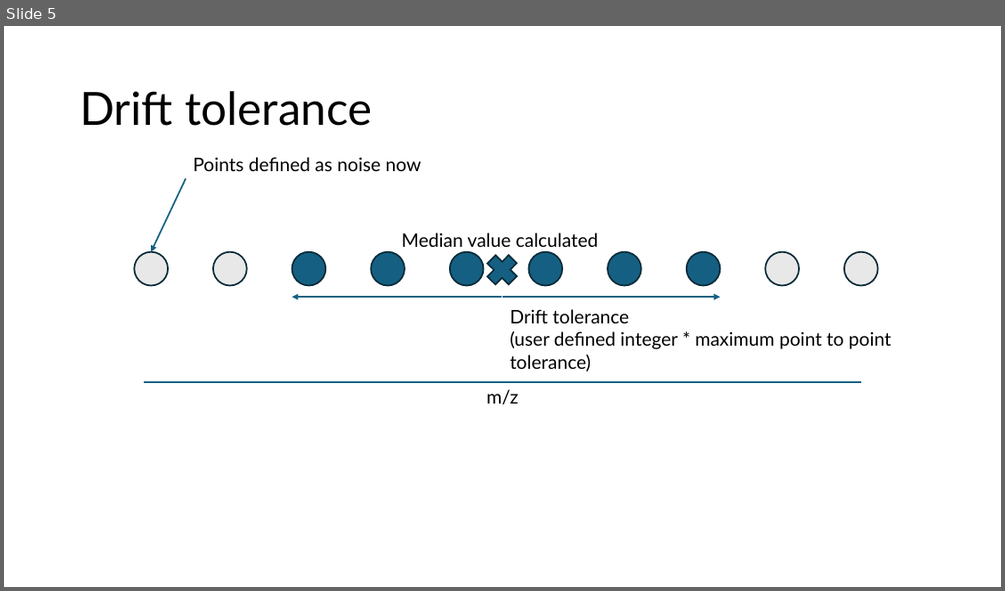
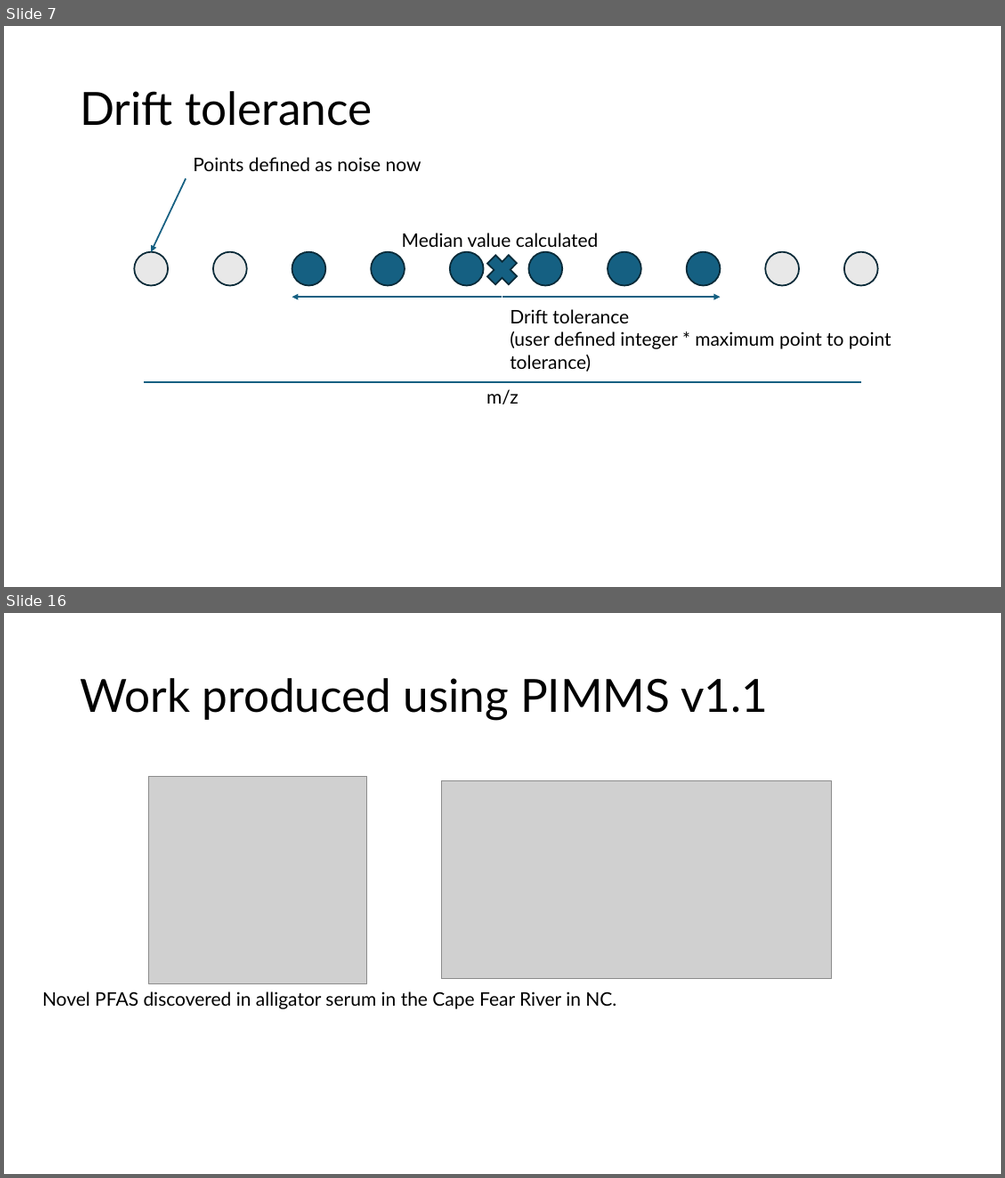
Before and after one commit to greg1d/PFAS-IMplementor-for-Mass-Spectrometry--PIMMS-, a slide deck: presentations/Presentation for 1.17.25.pptx. Shown one above the other, each under a label of ours: slide 5 before the commit, slides 7 and 16 after it; the slides between them are not shown. The pictures are 1005x591 and 1005x1178 pixels, drawn with LibreOffice and Linux fonts; fonts in the diff are those of the drawing; grey boxes stand for pictures. Boxes give left, top, right and bottom in pixels: in the first picture for what was removed or moved away, otherwise in the second. Text is boxed around its words. In the diff, an @@ line names an element or a change of style, - is before the commit and + after.

```diff
--- a/presentations/Presentation for 1.17.25.pptx
+++ b/presentations/Presentation for 1.17.25.pptx
@@ slide 16 added at [4, 613, 1001, 1174], background #FFFFFF @@
@@ title added at [80, 678, 768, 720], 44 pt, text #000000 @@
+Work produced using PIMMS v1.1
@@ picture added at [149, 776, 367, 983] @@
@@ picture added at [442, 781, 832, 980] @@
@@ text added at [42, 991, 616, 1009], 18 pt, text #000000 @@
+Novel PFAS discovered in alligator serum in the Cape Fear River in NC.
@@ what was slide 5 is now slide 7 @@
```
Also in this commit, not shown: 3 slides changed, 12 other slides added, 1 slide removed, 51 other files.
